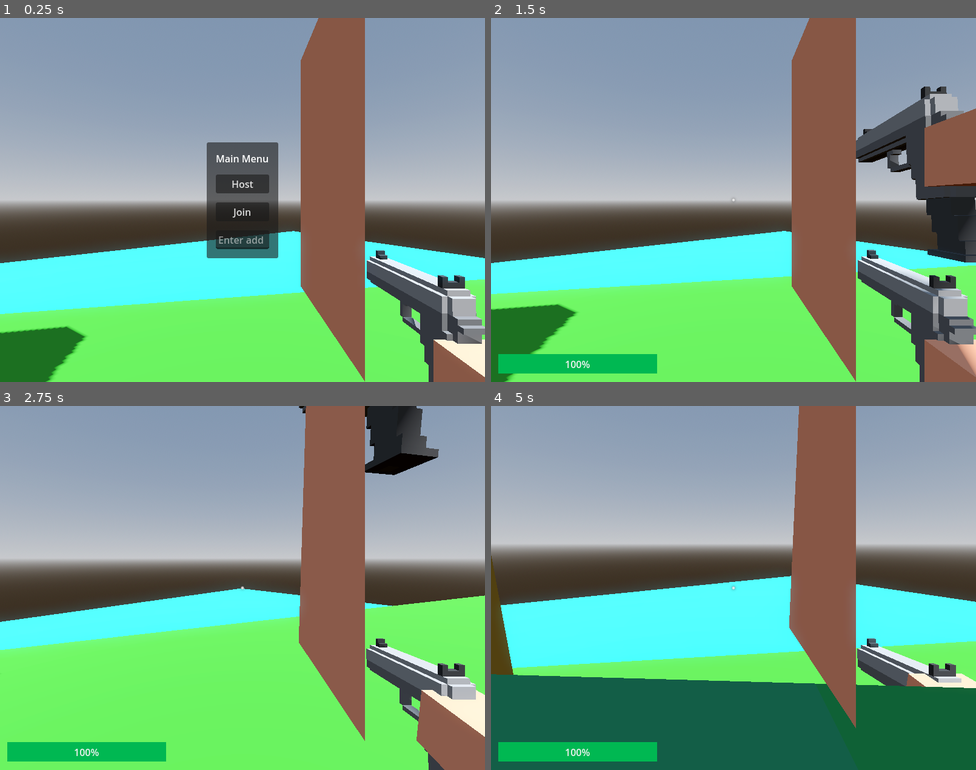
Above: before the commit, frames 1-4 (two rows, left to right).
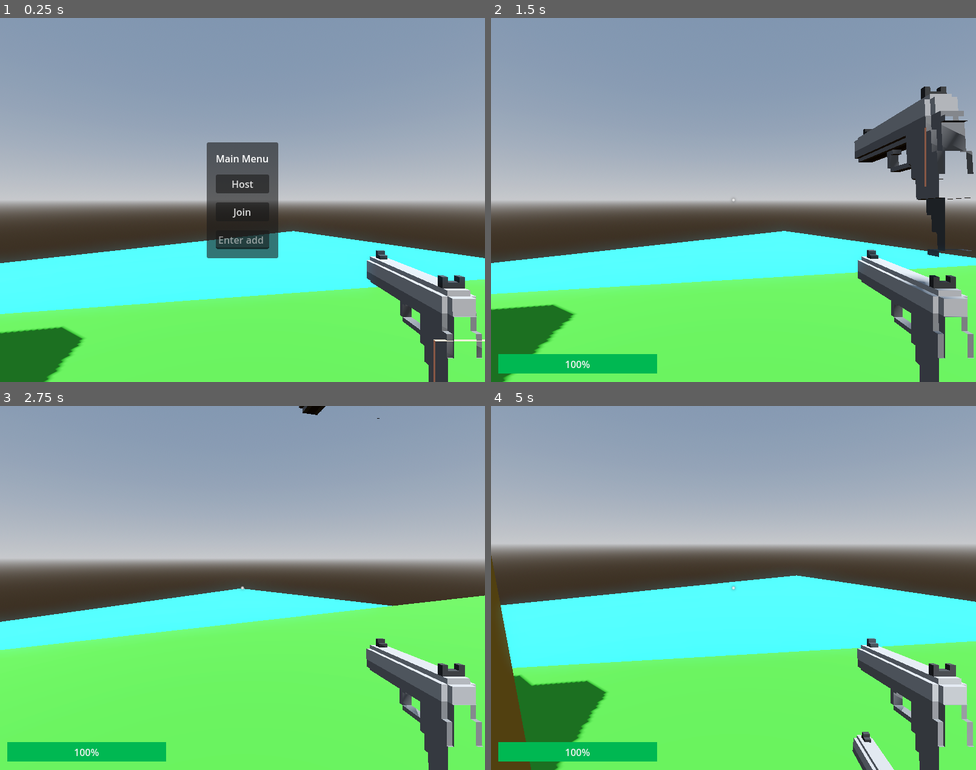
Above: after the commit, the same moments.

Repository: qdanq/Battle-duo
Game: Godot game, scene res://world.tscn
Same seed, same stepped clock (60 frames per second), same inputs: the game is played once before the commit and once after it.
Inputs (mouse positions are in pixels of both pictures, inside the frame that each line leads up to):
- Up to frame 1 (0.25 s): no input
- Up to frame 2 (1.5 s): click (733, 240) at 0.52 s; type "12" at 0.6 s; click "Host" at 1.25 s
- Up to frame 3 (2.75 s): tap Enter (ui_accept) at 2, 2.27 s; move the mouse to (266, 588) at 2.02 s; hold Up (ui_up) from 2.03 s (still down); click (266, 588) at 2.1 s
- Up to frame 4 (5 s): keep holding Up (ui_up); move the mouse to (709, 588) at 2.77 s; click (709, 588) at 2.85 s; tap Enter (ui_accept) at 3.02, 4.52 s; move the mouse to (743, 580) at 3.52 s; click (743, 580) at 3.6 s; move the mouse to (728, 595) at 4.27 s; click (728, 595) at 4.35 s

The runs differ from the first frame. In frame 1, 13% of the frame differs, in the area x 0-100%, y 0-100%; in frame 2, 16%; in frame 3, 15%; in frame 4, 32%.

Commit message:
FIX THAT SHIT!
Hide current player model for camera.

Diff:
--- a/player.tscn
+++ b/player.tscn
@@ -17,12 +17,13 @@
 @onready var anim_player = $AnimationPlayer
 @onready var muzzle_flash = $Camera3D/Pistol/MuzzleFlash
 @onready var raycast = $Camera3D/RayCast3D
-@onready var player_model = $PlayerModel
+@onready var player_model = $\"Soldier(pistolIdle)\"
 @onready var pistol_shoot = $PistolShoot
 @onready var hit_smbd = $hit_smbd
 @onready var get_hit = $get_hit
 @onready var anim_player_move = $AnimationPlayer2
 
+
 var spawn_points = [Vector3(-4.598, 148.188, -19.367), Vector3(-143.5, 148.10, -134.98), \\
 Vector3(-111.9, 148.10, 115.94), Vector3(-255.6, 148.15, 7.546)]
 var spawn_points_clone = spawn_points
@@ -44,7 +45,7 @@
 
 func _ready():
 	if not is_multiplayer_authority(): return
-
+	player_model.hide()
 
 	Input.mouse_mode = Input.MOUSE_MODE_CAPTURED
 	camera.current = true
@@ -308,7 +309,7 @@
 
 [node name="Camera3D" type="Camera3D" parent="."]
 transform = Transform3D(1, 0, 0, 0, 1, 0, 0, 0, 1, -0.391177, 0.717609, -0.301653)
-cull_mask = 1048567
+near = 0.4
 
 [node name="Pistol" type="MeshInstance3D" parent="Camera3D"]
 transform = Transform3D(-3.61999e-07, 0, 0.1, 0, 0.1, 0, -0.1, 0, -3.61999e-07, 0.55674, -0.476864, -0.461548)
@@ -329,10 +330,6 @@
 target_position = Vector3(0, 0, -50)
 collision_mask = 2
 
-[node name="Camera3D2" type="Camera3D" parent="."]
-transform = Transform3D(-4.37114e-08, 0, -1, 0, 1, 0, 1, 0, -4.37114e-08, 0, 0, 0)
-cull_mask = 8
-
 [node name="Soldier(pistolIdle)" type="MeshInstance3D" parent="."]
 transform = Transform3D(-1, 0, -8.74228e-08, 0, 1, 0, 8.74228e-08, 0, -1, -0.265362, -0.120655, -0.206593)
 layers = 9
